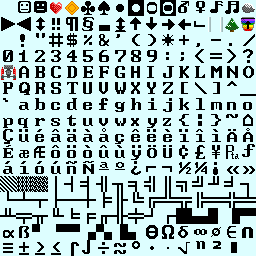
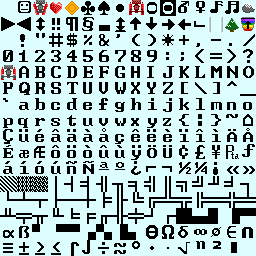
Two versions of the same layered image (256x256). Layer-by-layer changes:
added layer "fly" above "crash" over box(33, 0, 48, 15)
added layer "crash" above "robot" over box(128, 0, 144, 16)
